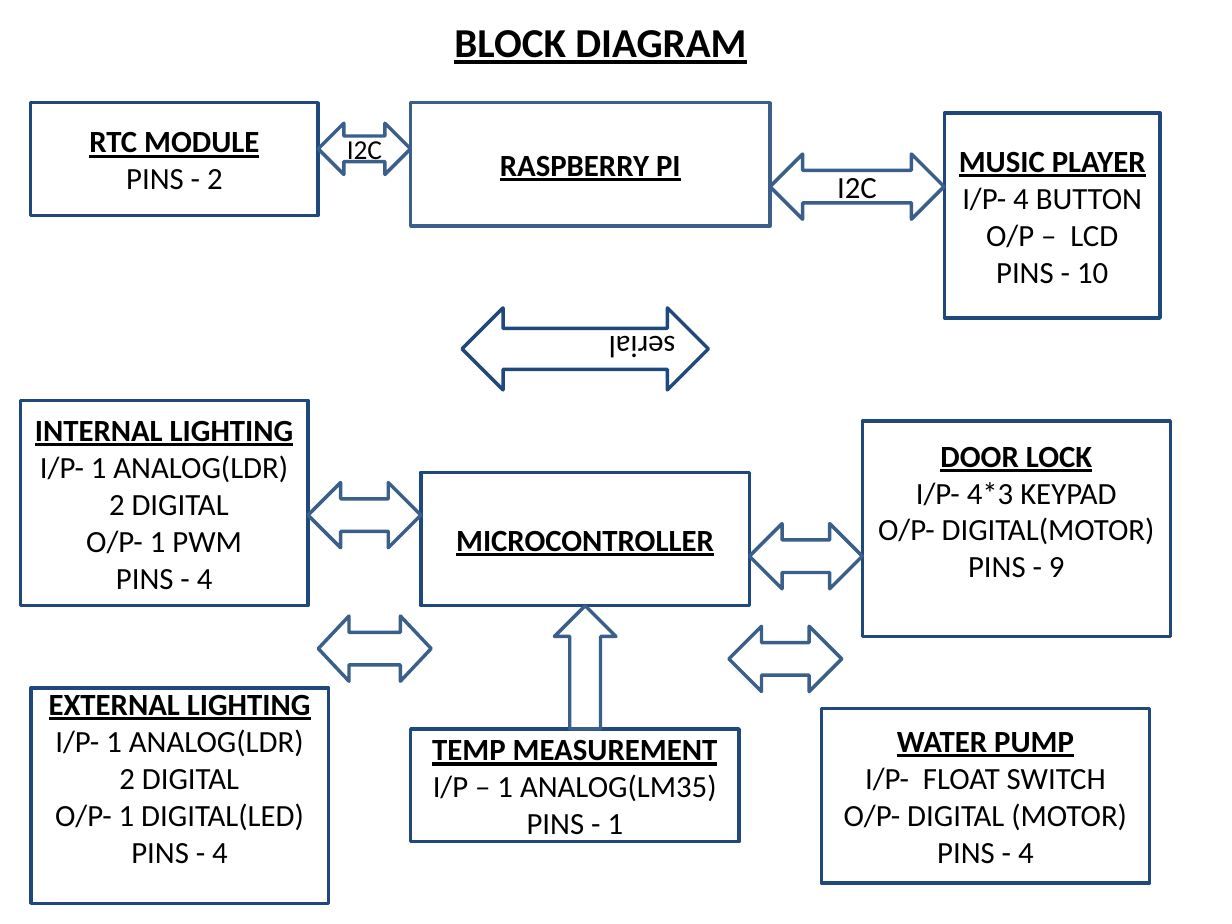
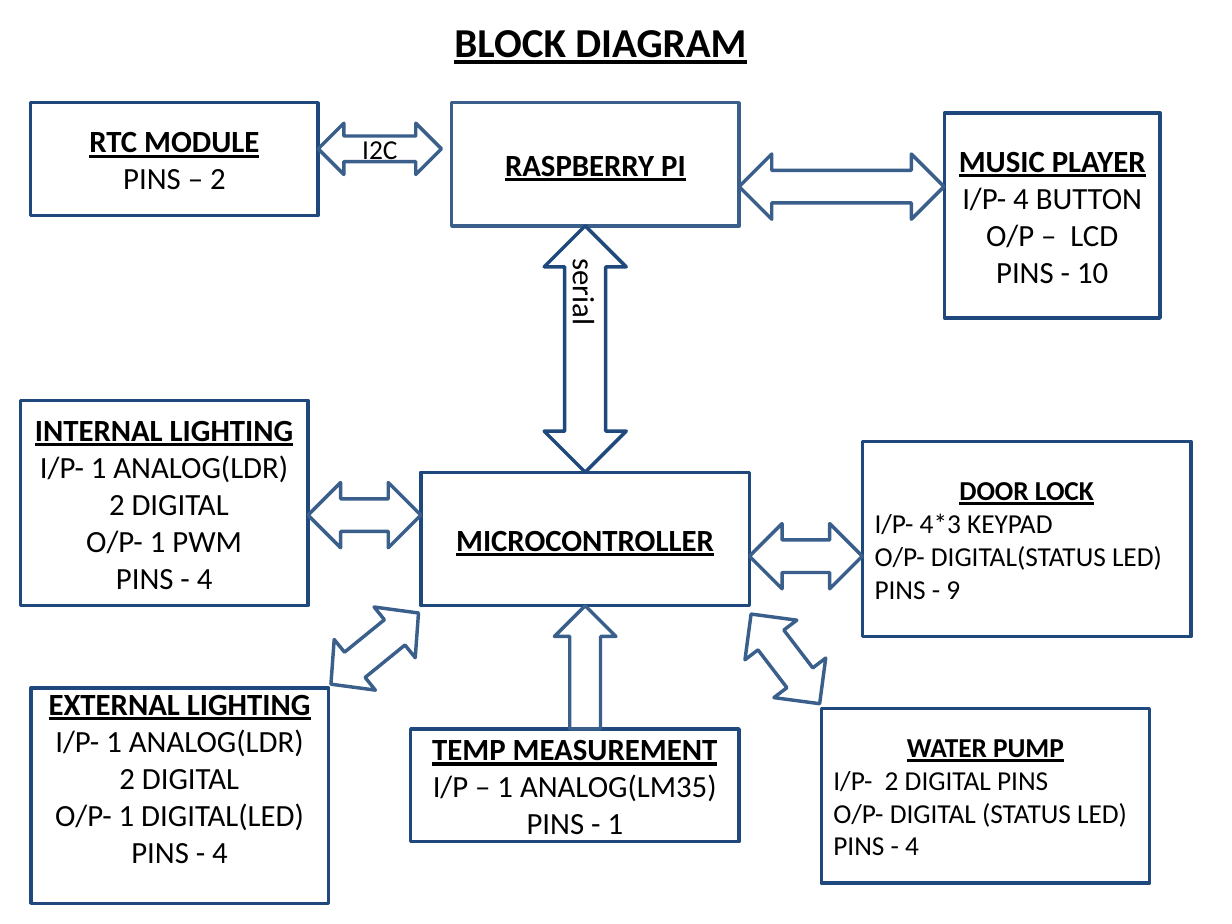
Before and after one commit to rpihomeautomation/rpihomeautomation, a slide deck: slide 3 of reports-and-documents/Reports/Project Report-HOME AUTOMATION.pptx. Drawn at 1232x924 pixels with LibreOffice and Linux fonts; fonts in the diff are those of the drawing. Boxes give left, top, right and bottom in pixels: in the first picture for what was removed or moved away, otherwise in the second. Text is boxed around its words. In the diff, an @@ line names an element or a change of style, - is before the commit and + after.

```diff
--- a/reports-and-documents/Reports/Project Report-HOME AUTOMATION.pptx
+++ b/reports-and-documents/Reports/Project Report-HOME AUTOMATION.pptx
@@ rectangle "RASPBERRY PI": place and size @@
-rectangle "RASPBERRY PI" at box(410, 102, 770, 225)
+rectangle "RASPBERRY PI" at box(452, 102, 739, 225)
@@ left right arrow "I2C": place and size @@
-left right arrow "I2C" at box(318, 123, 410, 175)
+left right arrow "I2C" at box(318, 123, 441, 175)
@@ text in rectangle at box(123, 169, 226, 190): text changed @@
-PINS - 2
+PINS – 2
@@ left right arrow: place and size @@
-left right arrow at box(770, 154, 944, 219)
+left right arrow at box(739, 154, 944, 219)
@@ text in left right arrow at box(837, 178, 877, 205): text removed @@
-I2C
@@ left right arrow "serial" at box(544, 226, 626, 472): rotation 0 to 270 degrees @@
@@ rectangle "DOOR LOCK": place and size @@
-rectangle "DOOR LOCK" at box(862, 421, 1170, 637)
+rectangle "DOOR LOCK" at box(862, 441, 1191, 636)
@@ text in rectangle at box(875, 482, 1094, 599): size 18 to 16 pt in "DOOR LOCK", "I/P- 4*3 KEYPAD", "PINS - 9"; alignment centre to left @@
@@ text in rectangle at box(875, 546, 1162, 570): text changed; size 18 to 16 pt @@
-O/P- DIGITAL(MOTOR)
+O/P- DIGITAL(STATUS LED)
@@ left right arrow at box(310, 588, 439, 710): rotation 0 to 140 degrees @@
@@ left right arrow at box(726, 594, 846, 723): rotation 0 to 52 degrees @@
@@ text in rectangle at box(833, 739, 1064, 855): size 18 to 16 pt in "WATER PUMP", "PINS - 4"; alignment centre to left @@
@@ text in rectangle at box(833, 771, 1127, 827): text changed; size 18 to 16 pt @@
-I/P- FLOAT SWITCH
-O/P- DIGITAL (MOTOR)
+I/P- 2 DIGITAL PINS
+O/P- DIGITAL (STATUS LED)
```
Also in this commit, not shown: 2 other slides changed, 6 other files.
